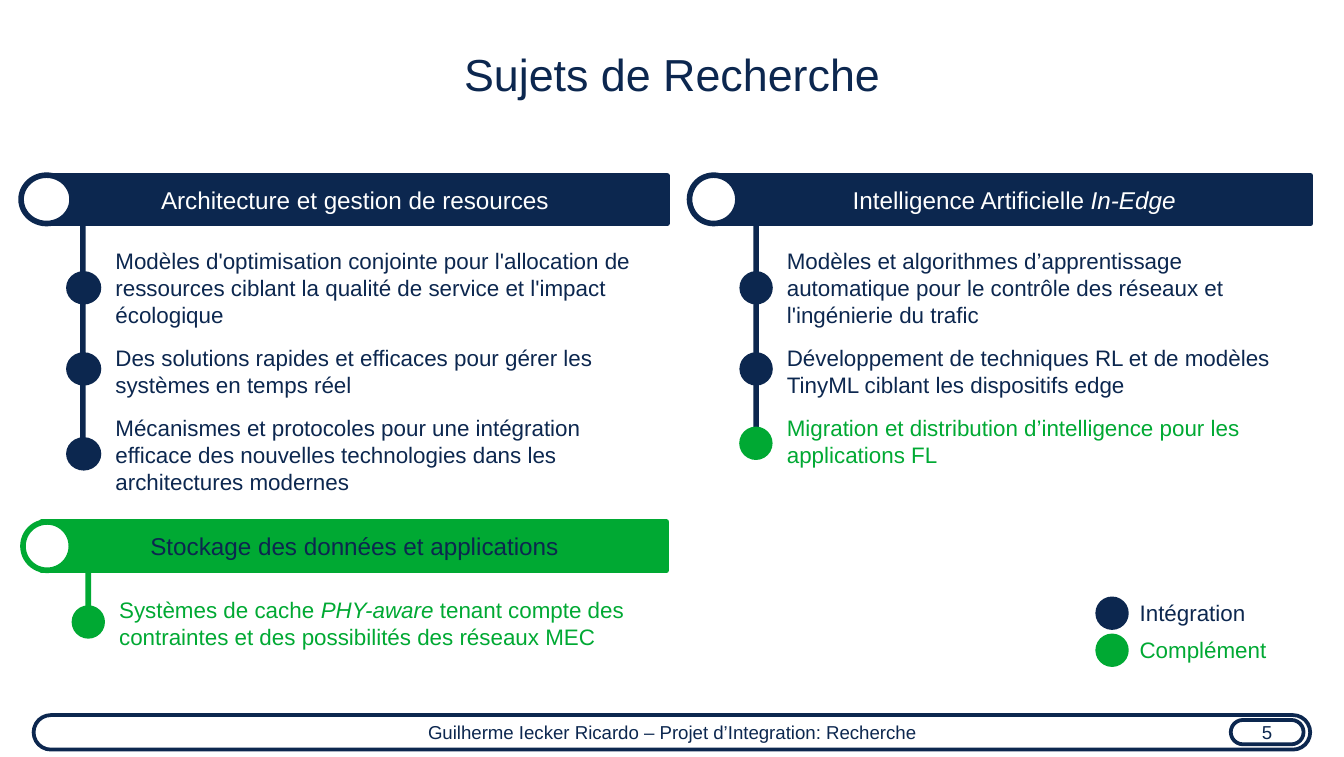
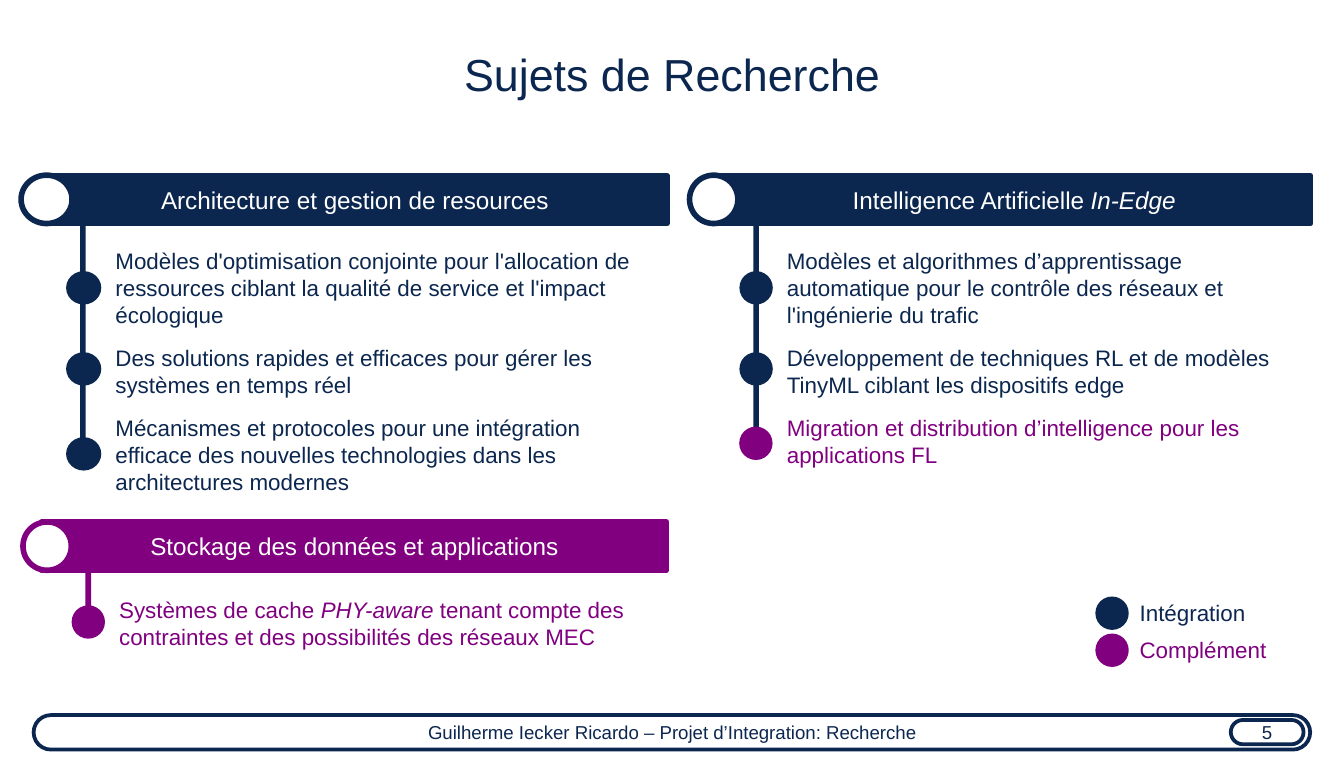
Before and after one commit to guilhermeir/mcf, a slide deck: slide 9 of toulouse_audition.odp. Drawn at 1344x757 pixels with LibreOffice and Linux fonts; fonts in the diff are those of the drawing. Boxes give left, top, right and bottom in pixels: in the first picture for what was removed or moved away, otherwise in the second. Text is boxed around its words. In the diff, an @@ line names an element or a change of style, - is before the commit and + after.

```diff
--- a/toulouse_audition.odp
+++ b/toulouse_audition.odp
@@ text at (x1=787, y1=419, x2=1240, y2=468): text colour #00A933 to #800080 in "Migration et distribution d’intelligence pour les applicatio ..." @@
@@ ellipse at (x1=23, y1=521, x2=71, y2=570): outline #00A933 3 pt to #800080 3 pt @@
@@ rectangle "Stockage des données et applications" at (x1=42, y1=521, x2=667, y2=570): text colour #0C274F to #FFFFFF; fill #00A933 to #800080; outline #00A933 3 pt to #800080 3 pt @@
@@ line (89, 546) - (89, 628): stroke #00A933 3 pt to #800080 3 pt @@
@@ text "Systèmes de cache PHY-aware tenant ..." at (x1=119, y1=601, x2=624, y2=650): text colour #00A933 to #800080 @@
@@ text "Complément" at (x1=1140, y1=641, x2=1267, y2=663): text colour #00A933 to #800080 @@
@@ fill #00A933 to #800080 in 3 elements at (x1=71, y1=605, x2=105, y2=638), (x1=739, y1=426, x2=773, y2=460), (x1=1095, y1=633, x2=1129, y2=667) @@
```
Also in this commit, not shown: 9 other slides changed, 8 slides added, 2 slides removed, 1 other file.
